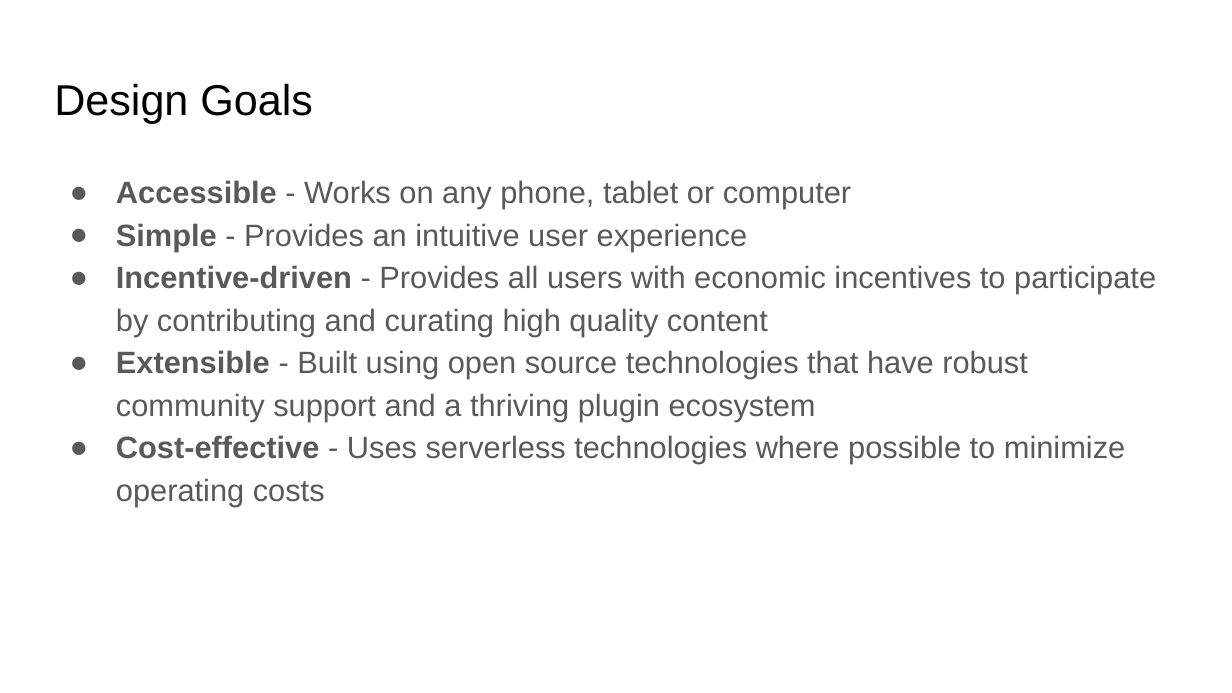
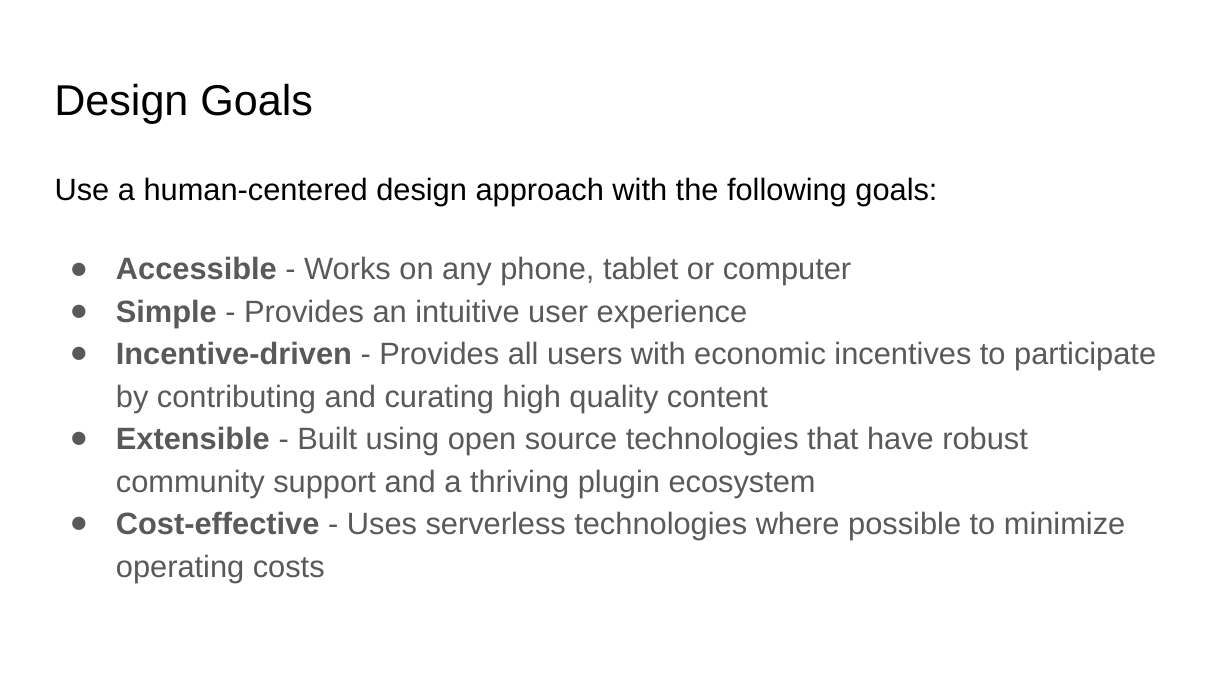
Before and after one commit to nithinvijaykumar/knowledge, a slide deck: slide 5 of StanleyX Hackathon.pptx (slide 3 before the commit). Drawn at 1232x693 pixels with LibreOffice and Linux fonts; fonts in the diff are those of the drawing. Boxes give left, top, right and bottom in pixels: in the first picture for what was removed or moved away, otherwise in the second. Text is boxed around its words. In the diff, an @@ line names an element or a change of style, - is before the commit and + after.

```diff
--- a/StanleyX Hackathon.pptx
+++ b/StanleyX Hackathon.pptx
@@ text added at [55, 177, 937, 206], 18 pt, text #000000 @@
+Use a human-centered design approach with the following goals:
@@ text "Accessible - Works on any ...": place and size @@
-text "Accessible - Works on any ..." at [116, 180, 1156, 506]
+text "Accessible - Works on any ..." at [116, 256, 1156, 582]
```
Also in this commit, not shown: 2 other slides changed, 13 slides added, 2 slides removed, 4 other files.
